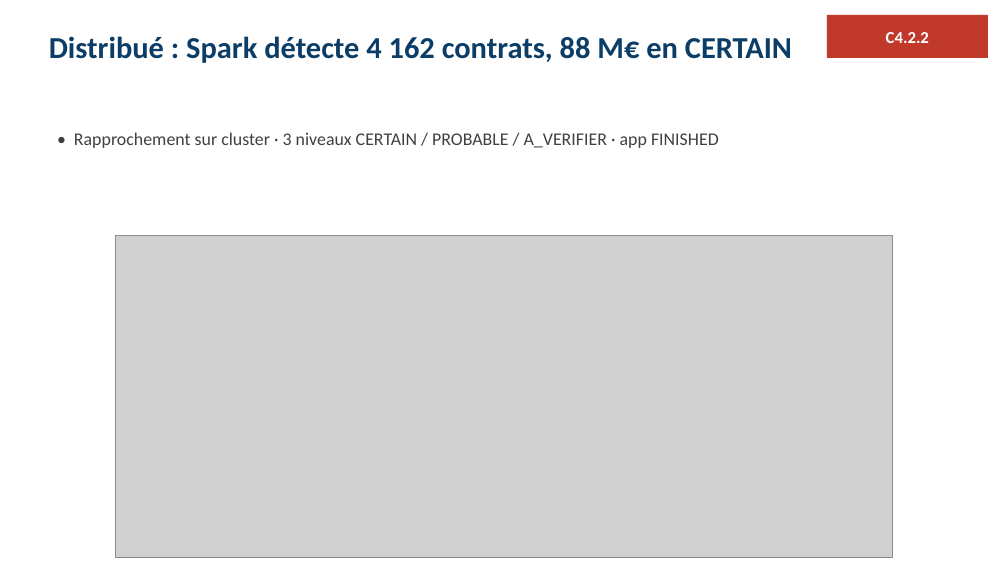
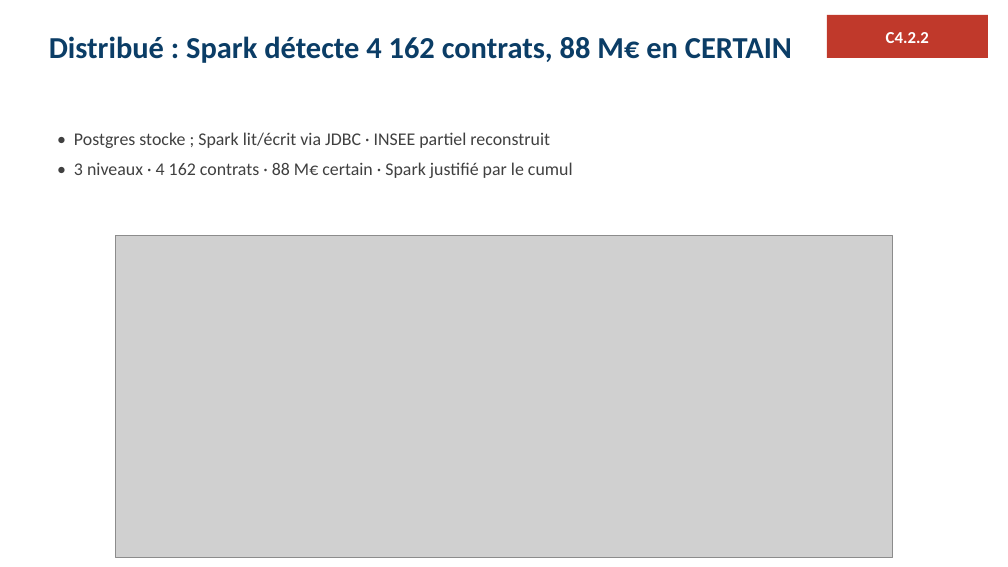
Before and after one commit to ratpiGene/ELT-Eckert, a slide deck: slide 10 of soutenance/support_eckert.pptx. Drawn at 1008x567 pixels with LibreOffice and Linux fonts; fonts in the diff are those of the drawing; grey boxes stand for pictures. Boxes give left, top, right and bottom in pixels: in the first picture for what was removed or moved away, otherwise in the second. Text is boxed around its words. In the diff, an @@ line names an element or a change of style, - is before the commit and + after.

```diff
--- a/soutenance/support_eckert.pptx
+++ b/soutenance/support_eckert.pptx
@@ text at [74,132,573,178]: text changed @@
-• Rapprochement sur cluster · 3 niveaux CERTAIN / PROBABLE / A_VERIFIER · app FINISHED
+• Postgres stocke ; Spark lit/écrit via JDBC · INSEE partiel reconstruit
+• 3 niveaux · 4 162 contrats · 88 M€ certain · Spark justifié par le cumul
```
Also in this commit, not shown: 4 other slides changed, 1 other file.
